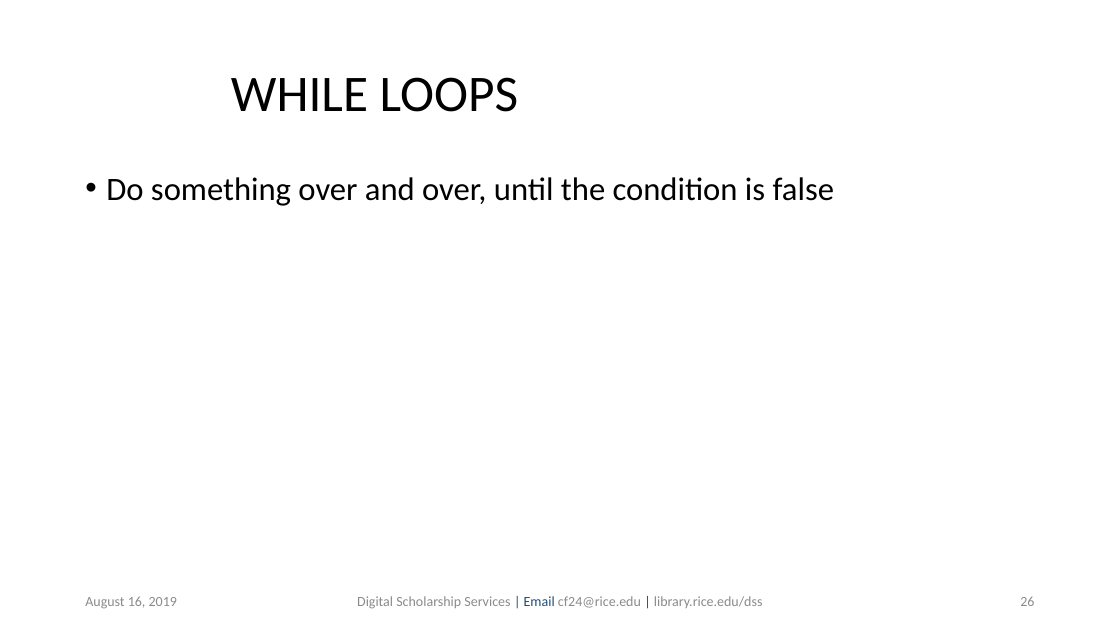
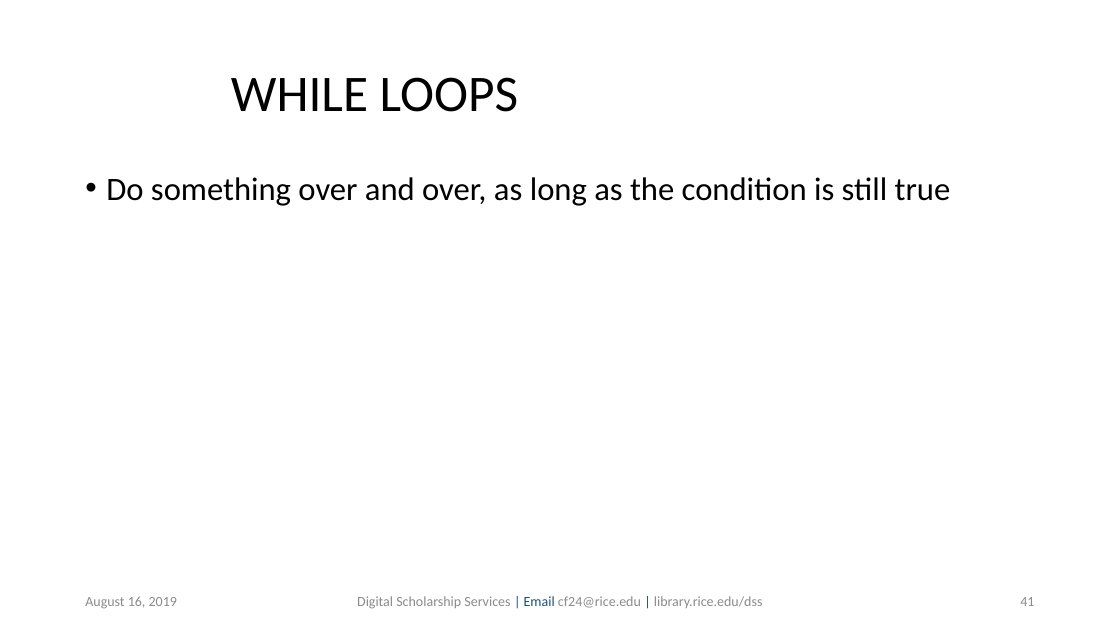
Before and after one commit to bakitybacon/rice-data-and-donuts, a slide deck: slide 41 of bash/Introduction to Bash.pptx (slide 26 before the commit). Drawn at 1120x630 pixels with LibreOffice and Linux fonts; fonts in the diff are those of the drawing; background and template pictures are left out. Boxes give left, top, right and bottom in pixels: in the first picture for what was removed or moved away, otherwise in the second. Text is boxed around its words. In the diff, an @@ line names an element or a change of style, - is before the commit and + after.

```diff
--- a/bash/Introduction to Bash.pptx
+++ b/bash/Introduction to Bash.pptx
@@ text at <box>106,177,951,206</box>: text changed @@
-• Do something over and over, until the condition is false
+• Do something over and over, as long as the condition is still true
@@ page number at <box>1020,597,1034,606</box>: text changed @@
-26
+41
```
Also in this commit, not shown: 10 other slides changed, 3 slides added, 1 slide removed.
